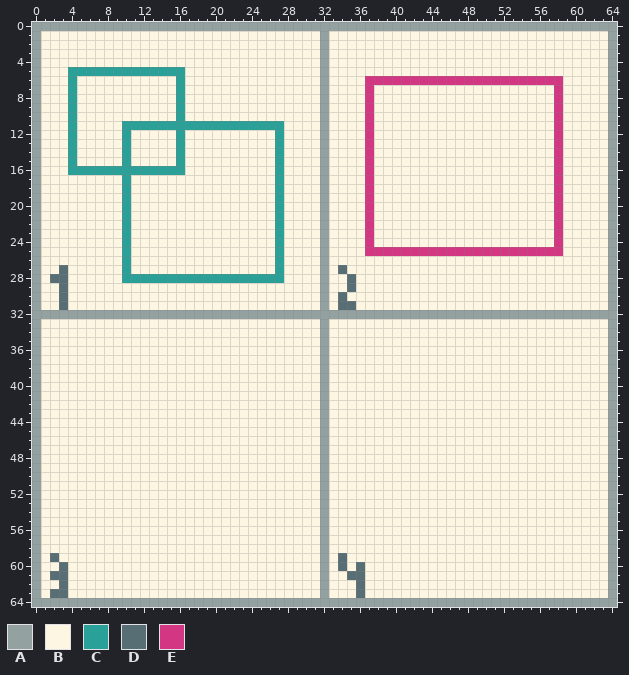
File history of a pixel-art file, javascript/ecs/img/spatial-hash1.ase. This is how it looked before the edit.
65x65 pixels, 1 frame.
Palette (. is transparent): A #93a1a1  B #fdf6e3  C #2aa198  D #586e75  E #d33682
New version:
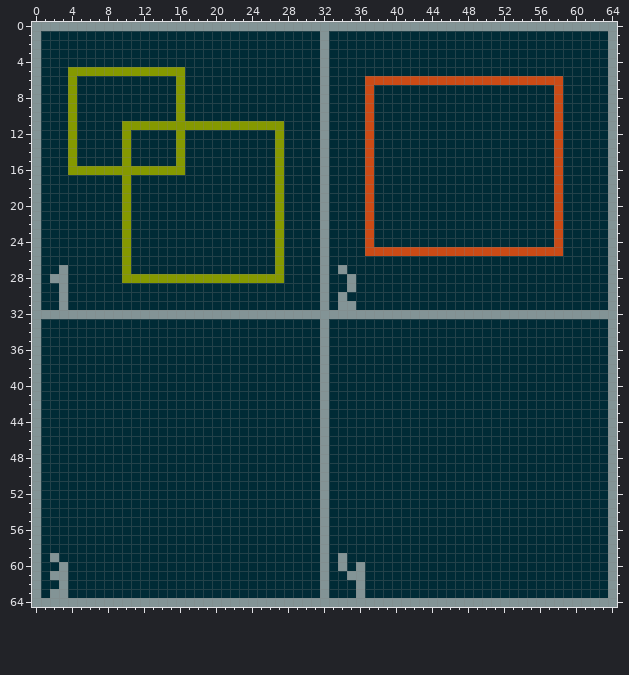
From old to new:
colour A: #93a1a1 -> #839496
colour B: #fdf6e3 -> #002b36
colour C: #2aa198 -> #859900
colour E: #d33682 -> #cb4b16
Layer "cells":
y 27: x 3 D -> A; x 34 D -> A
y 28: x 2..3 DD -> AA; x 35 D -> A
y 29: x 3 D -> A; x 35 D -> A
y 30: x 3 D -> A; x 34 D -> A
y 31: x 3 D -> A; x 34..35 DD -> AA
y 59: x 2 D -> A; x 34 D -> A
y 60: x 3 D -> A; x 34 D -> A; x 36 D -> A
y 61: x 2..3 DD -> AA; x 35..36 DD -> AA
y 62: x 3 D -> A; x 36 D -> A
y 63: x 2..3 DD -> AA; x 36 D -> A
Pixel boxes of the changes (left, top, right, bottom) in both pictures:
changed: (32, 22, 617, 607)
